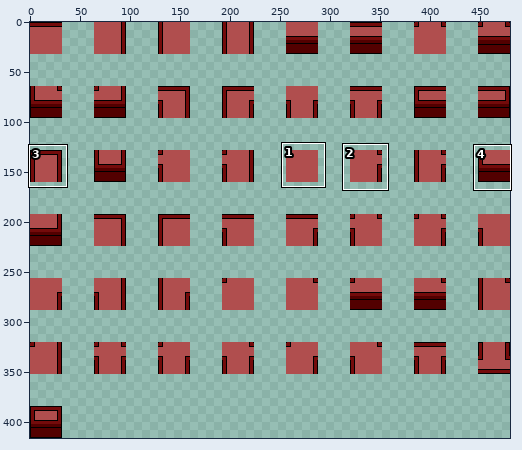
A sprite sheet gets an edit: Assets/Tileset/TopDownWall.png. The first picture is a wide view before the edit; the outline marks the close-up.
Close-up. Earlier state:
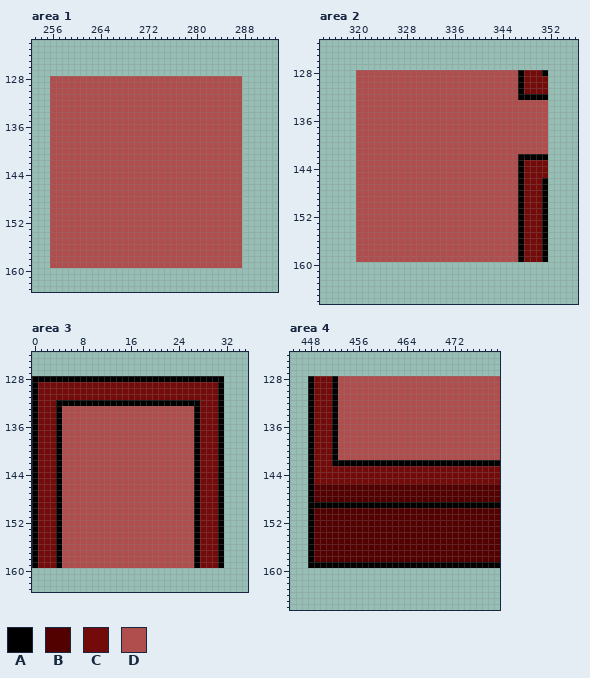
The file is 480x416 pixels. Shown: area 1: x 253..293, y 122..163; area 2: x 314..356, y 123..166; area 3: x 0..35, y 124..163; area 4: x 445..479, y 124..166. The commit also changed other parts of the picture, which this record leaves out.
Palette (. is transparent): A #000000  B #530000  C #740b0b  D #b04e4e
And afterwards:
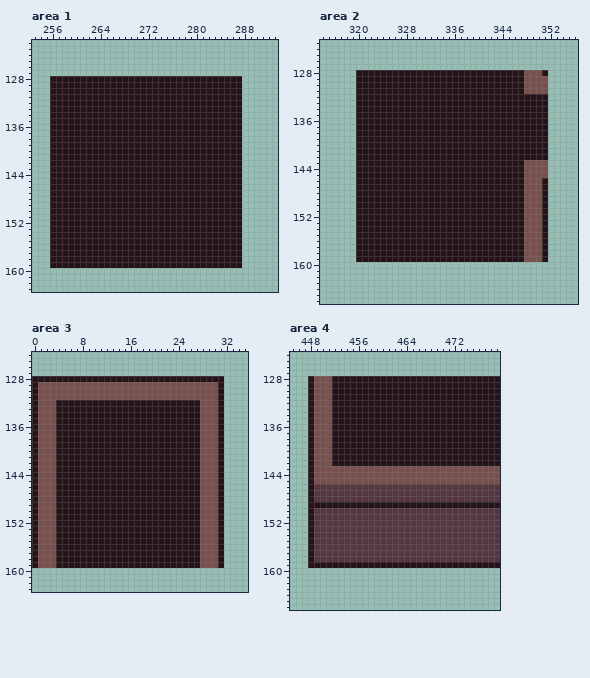
The edit:
colour B: #530000 -> #543740
colour C: #740b0b -> #78514f
colour D: #b04e4e -> #25131a
Area 2:
y 128: x 347 A -> D; x 351 A -> D
y 129..131: x 347 A -> D
y 132: x 347..351 AAAAA -> DDDDD
y 142: x 347..351 AAAAA -> DDDDD
y 143..145: x 347 A -> D
y 146..159: x 347 A -> D; x 351 A -> D
Area 3:
y 128: x 0..31 AAAAAAAAAAAAAAAAAAAAAAAAAAAAAAAA -> DDDDDDDDDDDDDDDDDDDDDDDDDDDDDDDD
y 129..131: x 0 A -> D; x 31 A -> D
y 132: x 0 A -> D; x 4..27 AAAAAAAAAAAAAAAAAAAAAAAA -> DDDDDDDDDDDDDDDDDDDDDDDD; x 31 A -> D
y 133..159: x 0 A -> D; x 4 A -> D; x 27 A -> D; x 31 A -> D
Area 4:
y 128..141: x 448 A -> D; x 452 A -> D
y 142: x 448 A -> D; x 452..479 AAAAAAAAAAAAAAAAAAAAAAAAAAAA -> DDDDDDDDDDDDDDDDDDDDDDDDDDDD
y 143..148: x 448 A -> D
y 149: x 448..479 AAAAAAAAAAAAAAAAAAAAAAAAAAAAAAAA -> DDDDDDDDDDDDDDDDDDDDDDDDDDDDDDDD
y 150..158: x 448 A -> D
y 159: x 448..479 AAAAAAAAAAAAAAAAAAAAAAAAAAAAAAAA -> DDDDDDDDDDDDDDDDDDDDDDDDDDDDDDDD
Pixel boxes of the changes (left, top, right, bottom) in both close-ups:
changed: (50, 76, 242, 268)
changed: (356, 70, 548, 262)
changed: (32, 376, 224, 568)
changed: (308, 376, 500, 568)
